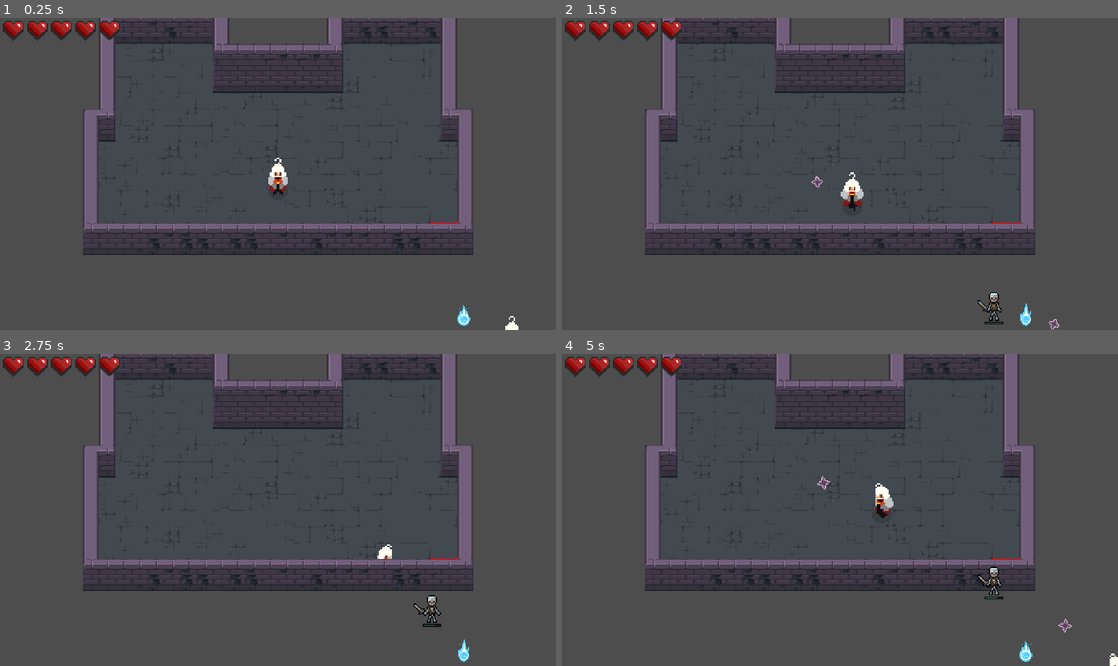
Above: before the commit, frames 1-4 (two rows, left to right).
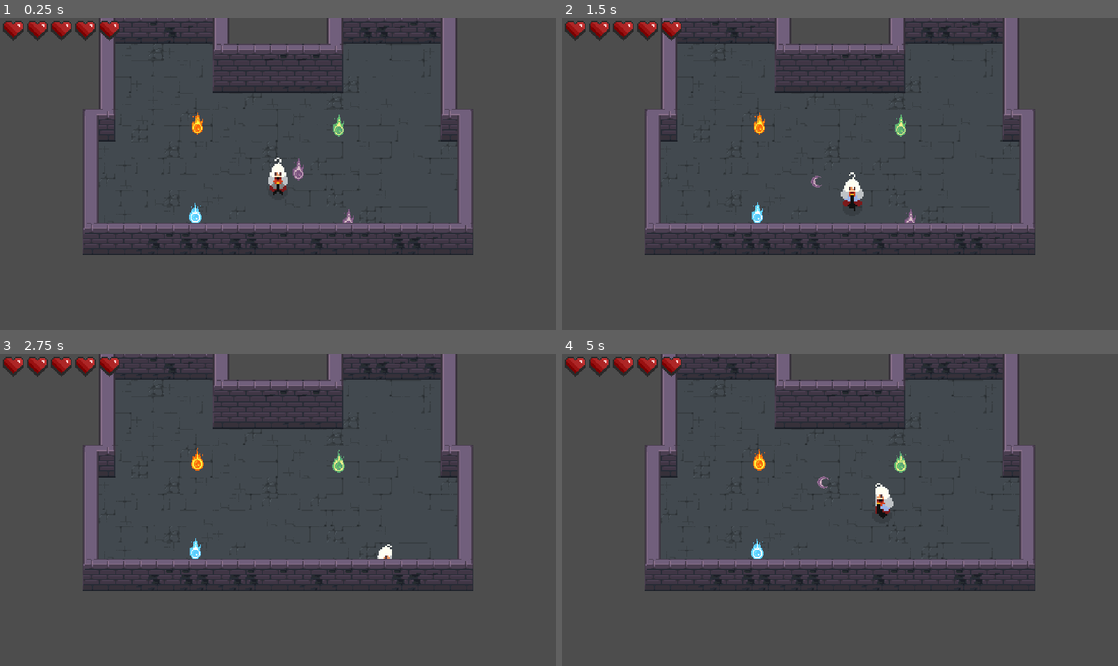
Above: after the commit, the same moments.

Repository: GuusOomen/Arcane-Dungeons-Trials-of-the-Elements
Game: Godot game, scene res://main.tscn
Two runs of this game, one before a commit and one after it. Both use one fixed random seed, a clock stepped at 60 frames per second and the inputs below.
Inputs (mouse positions are in pixels of both pictures, inside the frame that each line leads up to):
- Up to frame 1 (0.25 s): no input
- Up to frame 2 (1.5 s): move the mouse to (962, 158) at 0.52 s; hold D (right) 0.53-1.28 s; tap Space (attack) at 0.6 s; move the mouse to (728, 189) at 1.27 s; hold S (down) from 1.28 s (still down); click (728, 189) at 1.35 s
- Up to frame 3 (2.75 s): move the mouse to (333, 441) at 2.02 s; release S (down) at 2.03 s; hold D (right) from 2.03 s (still down); tap Ctrl (dash) at 2.1 s
- Up to frame 4 (5 s): move the mouse to (812, 572) at 2.77 s; release D (right) at 2.78 s; hold W (up) 2.78-3.53 s; tap Shift (roll) at 2.85 s; move the mouse to (1006, 556) at 3.52 s; hold A (left) from 3.53 s (still down); tap Space (attack) at 3.6 s; move the mouse to (673, 463) at 4.27 s; click (673, 463) at 4.35 s

The runs differ from the first frame. In frame 1, 0.6% of the frame differs, in the area x 34-94%, y 30-100%; in frame 2, 0.7%; in frame 3, 0.6%; in frame 4, 0.8%, in the area x 34-100%, y 30-100%.

Commit message:
Main spawn logics

Diff:
--- a/main.gd
+++ b/main.gd
@@ -2,17 +2,24 @@
 
 var player := preload("res://Main_character.tscn")
 var testroom := preload("res://rooms/test_room.tscn")
-
+var orb := preload("res://orb.tscn")
+var room1 := preload("res://rooms/room_1.tscn")
+var enemies = 0
 
 # Called when the node enters the scene tree for the first time.
 func _ready() -> void:
+	var waterorb = orb.instantiate()
 	var character = player.instantiate()
 	var room = testroom.instantiate()
 	room.scale = Vector2(2.5,2.5)
+	waterorb.position = Vector2(50,0)
+	waterorb.type = "wind"
+	add_child(waterorb)
 	add_child(room)
 	add_child(character)
 
 
+
 # Called every frame. 'delta' is the elapsed time since the previous frame.
 func _process(delta: float) -> void:
-	pass
+	return
--- a/main.tscn
+++ b/main.tscn
@@ -1,32 +1,23 @@
-[gd_scene load_steps=5 format=3 uid="uid://br858p83p1f5r"]
+[gd_scene load_steps=3 format=3 uid="uid://br858p83p1f5r"]
 
 [ext_resource type="Script" path="res://main.gd" id="1_oe2o2"]
-[ext_resource type="PackedScene" uid="uid://cokr0nbhhpsng" path="res://Main_character.tscn" id="2_pqbwu"]
-[ext_resource type="PackedScene" uid="uid://bqphqqsbp1btx" path="res://Skeleton.tscn" id="4_ot48j"]
 [ext_resource type="PackedScene" uid="uid://d0ybc5t7vr58y" path="res://orb.tscn" id="6_8kdbm"]
 
 [node name="Node" type="Node"]
 script = ExtResource("1_oe2o2")
 
 [node name="Orb_wind" parent="." instance=ExtResource("6_8kdbm")]
-position = Vector2(908.24, 450.86)
+position = Vector2(173, 125)
 type = &"wind"
 
 [node name="Orb_fire" parent="." instance=ExtResource("6_8kdbm")]
-position = Vector2(282, 179)
+position = Vector2(-198, -113)
 type = &"fire"
 
 [node name="Orb_earth" parent="." instance=ExtResource("6_8kdbm")]
-position = Vector2(856, 201)
+position = Vector2(149, -108)
 type = &"earth"
 
 [node name="Orb_water" parent="." instance=ExtResource("6_8kdbm")]
-position = Vector2(456.57, 358)
+position = Vector2(-203, 107)
 type = &"water"
-
-[node name="Skeleton" parent="." instance=ExtResource("4_ot48j")]
-position = Vector2(378, 457)
-scale = Vector2(2.5, 2.5)
-
-[node name="Player" parent="." instance=ExtResource("2_pqbwu")]
-position = Vector2(575, 390)
